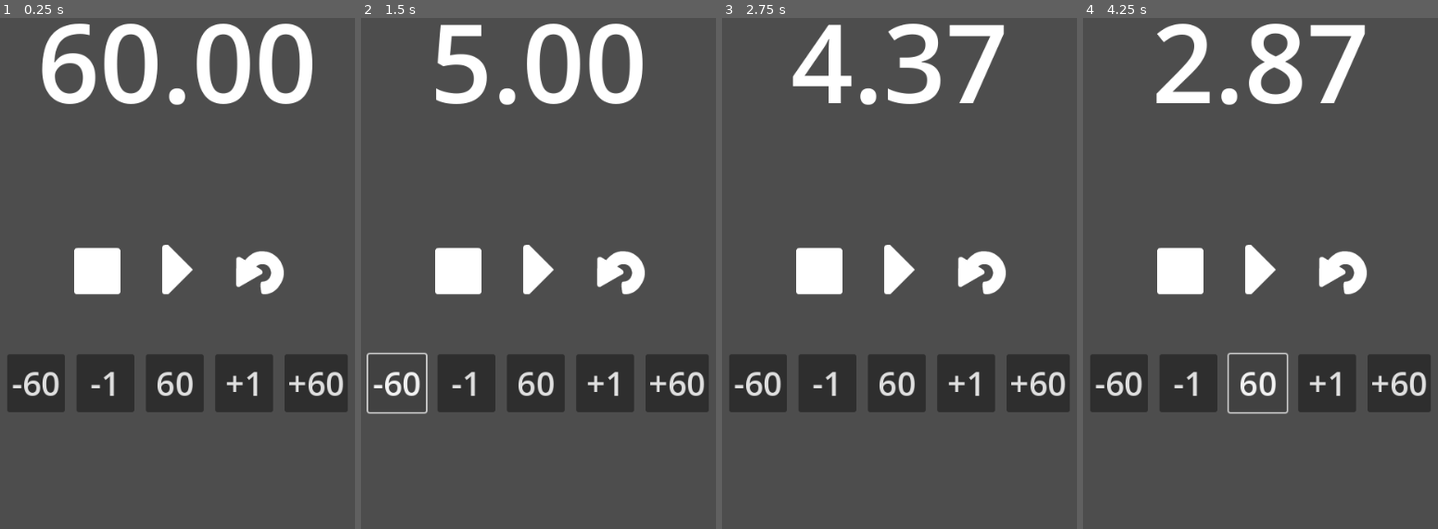
Above: before the commit, frames 1-4 (left to right).
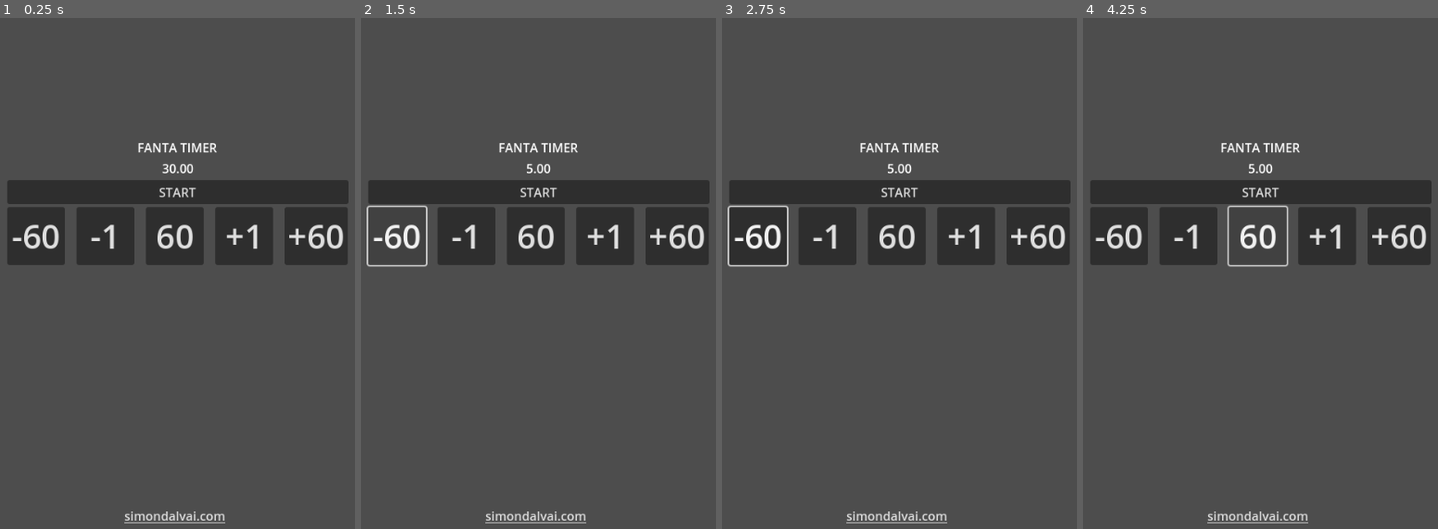
Above: after the commit, the same moments.

Repository: dulvui/condor
Game: Godot game, scene res://src/menu/Menu.tscn
The game is run twice, just before and just after one commit, with the same random seed, the same clock (stepped at 60 frames per second) and the same inputs. Before the commit the project starts from res://src/Main.tscn.
Inputs (mouse positions are in pixels of both pictures, inside the frame that each line leads up to):
- Up to frame 1 (0.25 s): no input
- Up to frame 2 (1.5 s): click (456, 268) at 0.52 s; click "-60" at 1.25 s
- Up to frame 3 (2.75 s): click (981, 268) at 2.02 s
- Up to frame 4 (4.25 s): click "-1" at 2.75 s; click "60" at 3.5 s

The runs differ from the first frame. In frame 1, 30% of the frame differs, in the area x 2-99%, y 1-99%; in frame 2, 26%; in frame 3, 28%; in frame 4, 26%.

Commit message:
create menu

Diff:
--- a/app/project.godot
+++ b/app/project.godot
@@ -11,7 +11,7 @@
 [application]
 
 config/name="Fanta Timer"
-run/main_scene="res://src/Main.tscn"
+run/main_scene="res://src/menu/Menu.tscn"
 config/features=PackedStringArray("4.1", "GL Compatibility")
 
 [autoload]
--- a/app/src/Config.gd
+++ b/app/src/Config.gd
@@ -8,7 +8,7 @@
 func _ready() -> void:
 	config = ConfigFile.new()
 	config.load("user://settings.cfg")
-	active_time = config.get_value("settings", "active_time", 60)
+	active_time = config.get_value("settings", "active_time", 30)
 
 func save_all_data() -> void:
 	config.set_value("settings","active_time",active_time)
--- a/app/src/Main.tscn
+++ /dev/null
@@ -1,106 +0,0 @@
-[gd_scene load_steps=6 format=3 uid="uid://cbv4v5l8m8s18"]
-
-[ext_resource type="Script" path="res://src/Main.gd" id="1_27l46"]
-[ext_resource type="Texture2D" uid="uid://dxqqiypugyt3q" path="res://assets/game-icons/right.png" id="2_g21xj"]
-[ext_resource type="Texture2D" uid="uid://bw67e84jfryea" path="res://assets/game-icons/pause.png" id="3_5uvlh"]
-[ext_resource type="Texture2D" uid="uid://lo7b8773fcli" path="res://assets/game-icons/stop.png" id="4_58voe"]
-[ext_resource type="Texture2D" uid="uid://c65hgkldf7g3x" path="res://assets/game-icons/return.png" id="5_s4ufc"]
-
-[node name="Main" type="Control"]
-layout_mode = 3
-anchors_preset = 15
-anchor_right = 1.0
-anchor_bottom = 1.0
-grow_horizontal = 2
-grow_vertical = 2
-script = ExtResource("1_27l46")
-
-[node name="Timer" type="Timer" parent="."]
-wait_time = 60.0
-one_shot = true
-
-[node name="VBoxContainer" type="VBoxContainer" parent="."]
-layout_mode = 1
-anchors_preset = 15
-anchor_right = 1.0
-anchor_bottom = 1.0
-offset_top = 194.0
-offset_bottom = -105.0
-grow_horizontal = 2
-grow_vertical = 2
-theme_override_constants/separation = 60
-
-[node name="Time" type="Label" parent="VBoxContainer"]
-layout_mode = 2
-theme_override_font_sizes/font_size = 142
-text = "60.00"
-horizontal_alignment = 1
-vertical_alignment = 1
-
-[node name="HSeparator" type="HSeparator" parent="VBoxContainer"]
-modulate = Color(1, 1, 1, 0)
-layout_mode = 2
-
-[node name="TimeControl" type="HBoxContainer" parent="VBoxContainer"]
-layout_mode = 2
-alignment = 1
-
-[node name="Stop" type="TextureButton" parent="VBoxContainer/TimeControl"]
-layout_mode = 2
-texture_normal = ExtResource("4_58voe")
-
-[node name="Start" type="TextureButton" parent="VBoxContainer/TimeControl"]
-layout_mode = 2
-toggle_mode = true
-texture_normal = ExtResource("2_g21xj")
-texture_pressed = ExtResource("3_5uvlh")
-
-[node name="Restart" type="TextureButton" parent="VBoxContainer/TimeControl"]
-layout_mode = 2
-toggle_mode = true
-texture_normal = ExtResource("5_s4ufc")
-
-[node name="TimeSettings" type="HBoxContainer" parent="VBoxContainer"]
-layout_mode = 2
-theme_override_constants/separation = 15
-alignment = 1
-
-[node name="MinusMinutes" type="Button" parent="VBoxContainer/TimeSettings"]
-custom_minimum_size = Vector2(75, 75)
-layout_mode = 2
-theme_override_font_sizes/font_size = 43
-text = "-60"
-
-[node name="MinusSeconds" type="Button" parent="VBoxContainer/TimeSettings"]
-custom_minimum_size = Vector2(75, 75)
-layout_mode = 2
-theme_override_font_sizes/font_size = 43
-text = "-1"
-
-[node name="Reset" type="Button" parent="VBoxContainer/TimeSettings"]
-custom_minimum_size = Vector2(75, 75)
-layout_mode = 2
-theme_override_font_sizes/font_size = 43
-text = "60"
-
-[node name="PlusSeconds" type="Button" parent="VBoxContainer/TimeSettings"]
-custom_minimum_size = Vector2(75, 75)
-layout_mode = 2
-theme_override_font_sizes/font_size = 43
-text = "+1"
-
-[node name="PlusMinutes" type="Button" parent="VBoxContainer/TimeSettings"]
-custom_minimum_size = Vector2(75, 75)
-layout_mode = 2
-theme_override_font_sizes/font_size = 43
-text = "+60"
-
-[connection signal="timeout" from="Timer" to="." method="_on_timer_timeout"]
-[connection signal="pressed" from="VBoxContainer/TimeControl/Stop" to="." method="_on_stop_pressed"]
-[connection signal="pressed" from="VBoxContainer/TimeControl/Start" to="." method="_on_start_pressed"]
-[connection signal="pressed" from="VBoxContainer/TimeControl/Restart" to="." method="_on_restart_pressed"]
-[connection signal="pressed" from="VBoxContainer/TimeSettings/MinusMinutes" to="." method="_on_minus_minutes_pressed"]
-[connection signal="pressed" from="VBoxContainer/TimeSettings/MinusSeconds" to="." method="_on_minus_seconds_pressed"]
-[connection signal="pressed" from="VBoxContainer/TimeSettings/Reset" to="." method="_on_reset_pressed"]
-[connection signal="pressed" from="VBoxContainer/TimeSettings/PlusSeconds" to="." method="_on_plus_seconds_pressed"]
-[connection signal="pressed" from="VBoxContainer/TimeSettings/PlusMinutes" to="." method="_on_plus_minutes_pressed"]
--- a/app/src/Main.gd
+++ b/app/src/main/Main.gd
@@ -8,9 +8,6 @@
 @onready var time_label:Label = $VBoxContainer/Time
 @onready var start_button:TextureButton = $VBoxContainer/TimeControl/Start
 
-const MIN_TIME:int = 5
-const MAX_TIME:int = 600
-const DEFAULT_TIME:int = 60
 
 var finished:bool = false
 
@@ -46,41 +43,7 @@
 		timer.stop()
 		timer.start()
 
-func _set_time(time:float) -> void:
-	if Config.active_time + time <= MIN_TIME:
-		Config.active_time = MIN_TIME
-	elif Config.active_time + time > MAX_TIME:
-		Config.active_time = MAX_TIME
-	else:
-		Config.active_time += time
 
-	timer.wait_time = Config.active_time
-	Config.save_all_data()
-
-func _on_minus_minutes_pressed() -> void:
-	if timer.is_stopped():
-		_set_time(-60)
-
-
-func _on_minus_seconds_pressed() -> void:
-	if timer.is_stopped():
-		_set_time(-1)
-
-
-func _on_plus_seconds_pressed() -> void:
-	if timer.is_stopped():
-		_set_time(+1)
-
-
-func _on_plus_minutes_pressed() -> void:
-	if timer.is_stopped():
-		_set_time(+60)
-
-
-
-func _on_reset_pressed() -> void:
-	if timer.is_stopped():
-		timer.wait_time = DEFAULT_TIME
 
 
 func _on_timer_timeout() -> void:
--- /dev/null
+++ b/app/src/main/Main.tscn
@@ -0,0 +1,66 @@
+[gd_scene load_steps=6 format=3 uid="uid://cbv4v5l8m8s18"]
+
+[ext_resource type="Script" path="res://src/main/Main.gd" id="1_labyq"]
+[ext_resource type="Texture2D" uid="uid://lo7b8773fcli" path="res://assets/game-icons/stop.png" id="2_6dyl3"]
+[ext_resource type="Texture2D" uid="uid://dxqqiypugyt3q" path="res://assets/game-icons/right.png" id="3_k64qi"]
+[ext_resource type="Texture2D" uid="uid://bw67e84jfryea" path="res://assets/game-icons/pause.png" id="4_munfx"]
+[ext_resource type="Texture2D" uid="uid://c65hgkldf7g3x" path="res://assets/game-icons/return.png" id="5_us2kl"]
+
+[node name="Main" type="Control"]
+layout_mode = 3
+anchors_preset = 15
+anchor_right = 1.0
+anchor_bottom = 1.0
+grow_horizontal = 2
+grow_vertical = 2
+script = ExtResource("1_labyq")
+
+[node name="Timer" type="Timer" parent="."]
+wait_time = 60.0
+one_shot = true
+
+[node name="VBoxContainer" type="VBoxContainer" parent="."]
+layout_mode = 1
+anchors_preset = 15
+anchor_right = 1.0
+anchor_bottom = 1.0
+offset_top = 194.0
+offset_bottom = -105.0
+grow_horizontal = 2
+grow_vertical = 2
+theme_override_constants/separation = 60
+
+[node name="Time" type="Label" parent="VBoxContainer"]
+layout_mode = 2
+theme_override_font_sizes/font_size = 142
+text = "60.00"
+horizontal_alignment = 1
+vertical_alignment = 1
+
+[node name="HSeparator" type="HSeparator" parent="VBoxContainer"]
+modulate = Color(1, 1, 1, 0)
+layout_mode = 2
+
+[node name="TimeControl" type="HBoxContainer" parent="VBoxContainer"]
+layout_mode = 2
+alignment = 1
+
+[node name="Stop" type="TextureButton" parent="VBoxContainer/TimeControl"]
+layout_mode = 2
+texture_normal = ExtResource("2_6dyl3")
+
+[node name="Start" type="TextureButton" parent="VBoxContainer/TimeControl"]
+layout_mode = 2
+toggle_mode = true
+texture_normal = ExtResource("3_k64qi")
+texture_pressed = ExtResource("4_munfx")
+
+[node name="Restart" type="TextureButton" parent="VBoxContainer/TimeControl"]
+layout_mode = 2
+toggle_mode = true
+texture_normal = ExtResource("5_us2kl")
+
+[connection signal="timeout" from="Timer" to="." method="_on_timer_timeout"]
+[connection signal="pressed" from="VBoxContainer/TimeControl/Stop" to="." method="_on_stop_pressed"]
+[connection signal="pressed" from="VBoxContainer/TimeControl/Start" to="." method="_on_start_pressed"]
+[connection signal="pressed" from="VBoxContainer/TimeControl/Restart" to="." method="_on_restart_pressed"]
--- /dev/null
+++ b/app/src/menu/Menu.gd
@@ -0,0 +1,53 @@
+# SPDX-FileCopyrightText: 2023 Simon Dalvai <info@simondalvai.com>
+
+# SPDX-License-Identifier: AGPL-3.0-or-later
+
+extends Control
+
+const MIN_TIME:int = 5
+const MAX_TIME:int = 600
+const DEFAULT_TIME:int = 60
+
+@onready var time_label:Label = $VBoxContainer/Time
+
+func _ready() -> void:
+	time_label.text = "%2.2f"%Config.active_time
+
+
+func _on_start_pressed() -> void:
+	get_tree().change_scene_to_file("res://src/main/Main.tscn")
+
+func _on_homepage_pressed() -> void:
+	OS.shell_open("https://simondalvai.com")
+
+func _set_time(time:float) -> void:
+	if Config.active_time + time <= MIN_TIME:
+		Config.active_time = MIN_TIME
+	elif Config.active_time + time > MAX_TIME:
+		Config.active_time = MAX_TIME
+	else:
+		Config.active_time += time
+
+	Config.save_all_data()
+
+	time_label.text = "%2.2f"%Config.active_time
+
+func _on_minus_minutes_pressed() -> void:
+	_set_time(-60)
+
+
+func _on_minus_seconds_pressed() -> void:
+	_set_time(-1)
+
+
+func _on_plus_seconds_pressed() -> void:
+	_set_time(+1)
+
+
+func _on_plus_minutes_pressed() -> void:
+	_set_time(+60)
+
+
+
+func _on_reset_pressed() -> void:
+	pass # Replace with function body.
--- /dev/null
+++ b/app/src/menu/Menu.tscn
@@ -0,0 +1,96 @@
+[gd_scene load_steps=2 format=3 uid="uid://cce4r3em5m283"]
+
+[ext_resource type="Script" path="res://src/menu/Menu.gd" id="1_lsxx0"]
+
+[node name="Menu" type="Control"]
+layout_mode = 3
+anchors_preset = 15
+anchor_right = 1.0
+anchor_bottom = 1.0
+grow_horizontal = 2
+grow_vertical = 2
+script = ExtResource("1_lsxx0")
+
+[node name="VBoxContainer" type="VBoxContainer" parent="."]
+layout_mode = 1
+anchors_preset = -1
+anchor_right = 1.0
+anchor_bottom = 1.0
+offset_left = 49.0
+offset_top = 43.0
+offset_right = -48.0
+offset_bottom = -54.0
+grow_horizontal = 2
+grow_vertical = 2
+alignment = 1
+
+[node name="Title" type="Label" parent="VBoxContainer"]
+layout_mode = 2
+text = "FANTA TIMER"
+horizontal_alignment = 1
+
+[node name="Time" type="Label" parent="VBoxContainer"]
+layout_mode = 2
+text = "30"
+horizontal_alignment = 1
+
+[node name="Start" type="Button" parent="VBoxContainer"]
+layout_mode = 2
+text = "START"
+
+[node name="TimeSettings" type="HBoxContainer" parent="VBoxContainer"]
+layout_mode = 2
+theme_override_constants/separation = 15
+alignment = 1
+
+[node name="MinusMinutes" type="Button" parent="VBoxContainer/TimeSettings"]
+custom_minimum_size = Vector2(75, 75)
+layout_mode = 2
+theme_override_font_sizes/font_size = 43
+text = "-60"
+
+[node name="MinusSeconds" type="Button" parent="VBoxContainer/TimeSettings"]
+custom_minimum_size = Vector2(75, 75)
+layout_mode = 2
+theme_override_font_sizes/font_size = 43
+text = "-1"
+
+[node name="Reset" type="Button" parent="VBoxContainer/TimeSettings"]
+custom_minimum_size = Vector2(75, 75)
+layout_mode = 2
+theme_override_font_sizes/font_size = 43
+text = "60"
+
+[node name="PlusSeconds" type="Button" parent="VBoxContainer/TimeSettings"]
+custom_minimum_size = Vector2(75, 75)
+layout_mode = 2
+theme_override_font_sizes/font_size = 43
+text = "+1"
+
+[node name="PlusMinutes" type="Button" parent="VBoxContainer/TimeSettings"]
+custom_minimum_size = Vector2(75, 75)
+layout_mode = 2
+theme_override_font_sizes/font_size = 43
+text = "+60"
+
+[node name="Homepage" type="LinkButton" parent="."]
+layout_mode = 2
+anchor_left = 0.38
+anchor_top = 0.606
+anchor_right = 0.622
+anchor_bottom = 0.63
+offset_left = -4.20001
+offset_top = 288.24
+offset_right = -3.88004
+offset_bottom = 288.2
+size_flags_horizontal = 4
+text = "simondalvai.com"
+structured_text_bidi_override = 1
+
+[connection signal="pressed" from="VBoxContainer/Start" to="." method="_on_start_pressed"]
+[connection signal="pressed" from="VBoxContainer/TimeSettings/MinusMinutes" to="." method="_on_minus_minutes_pressed"]
+[connection signal="pressed" from="VBoxContainer/TimeSettings/MinusSeconds" to="." method="_on_minus_seconds_pressed"]
+[connection signal="pressed" from="VBoxContainer/TimeSettings/Reset" to="." method="_on_reset_pressed"]
+[connection signal="pressed" from="VBoxContainer/TimeSettings/PlusSeconds" to="." method="_on_plus_seconds_pressed"]
+[connection signal="pressed" from="VBoxContainer/TimeSettings/PlusMinutes" to="." method="_on_plus_minutes_pressed"]
+[connection signal="pressed" from="Homepage" to="." method="_on_homepage_pressed"]
Binary file added: app/assets/game-icons/up.png
Not shown, added: app/assets/game-icons/up.png.import
